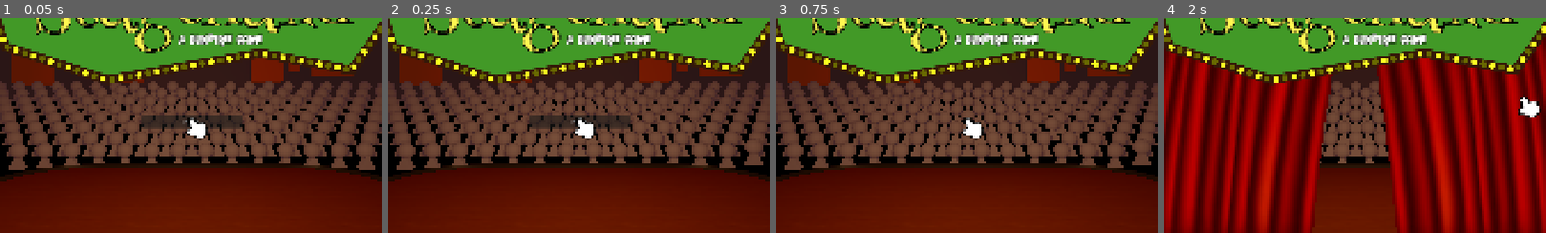
Above: before the commit, frames 1-4 (left to right).
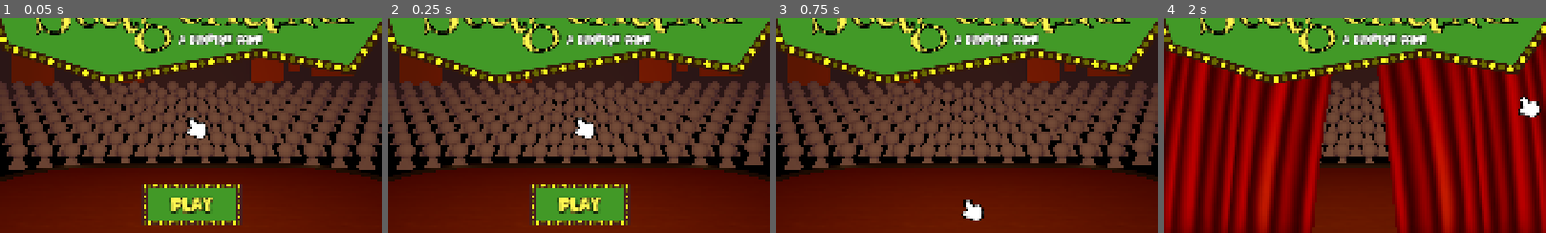
Above: after the commit, the same moments.

Repository: Momonyaro/cgj-2026
Game: Godot game, scene res://src/stage/stage.tscn
Two runs of this game, one before a commit and one after it. Both use one fixed random seed, a clock stepped at 60 frames per second and the inputs below.
Inputs (mouse positions are % of the whole screen's width and height, from its top left):
- Up to frame 1 (0.05 s): no input
- Up to frame 2 (0.25 s): no input
- Up to frame 3 (0.75 s): click "PLAY" at 0.5 s
- Up to frame 4 (2 s): tap Enter at 1.25 s; move the mouse to (72, 45) at 1.27 s; click (72, 45) at 1.35 s; tap Space at 1.52 s
The pictures show only the part of the screen within x 25-75%, y 26-76%; the shares and areas given below are measured in that part.

The runs differ from the first frame. In frame 1, 6.3% of the frame differs, in the area x 37-64%, y 45-97%; in frame 2, 6.3%; in frame 3, 0.8%; in frame 4, nothing differs.

Commit message:
added prettified button to main_menu

Diff:
--- a/src/shared/main_menu/main_menu.gd
+++ b/src/shared/main_menu/main_menu.gd
@@ -2,3 +2,4 @@
 
 func play():
 	Stage.level_loader.load_next()
+	SFX.play("button_click")
--- a/src/shared/main_menu/main_menu.tscn
+++ b/src/shared/main_menu/main_menu.tscn
@@ -4,6 +4,9 @@
 [ext_resource type="Script" uid="uid://dl2kkbtgacfc4" path="res://src/shared/main_menu/main_menu.gd" id="1_trwwb"]
 [ext_resource type="Texture2D" uid="uid://c3loy6qpiyuat" path="res://src/shared/main_menu/logo_1.png" id="2_trwwb"]
 [ext_resource type="FontFile" uid="uid://dhdfnm4agkxmd" path="res://src/shared/fonts/Deanna.ttf" id="3_nf76s"]
+[ext_resource type="Texture2D" uid="uid://cfasc037yodvf" path="res://src/shared/main_menu/button_anim_0.png" id="5_25cp6"]
+[ext_resource type="Texture2D" uid="uid://d4ttrfhpth58" path="res://src/shared/main_menu/button_anim_1.png" id="6_8kgk2"]
+[ext_resource type="Texture2D" uid="uid://cms5dkkymts7g" path="res://src/shared/main_menu/button_hover.png" id="7_kq7dq"]
 
 [sub_resource type="AnimatedTexture" id="AnimatedTexture_40gng"]
 frames = 2
@@ -15,6 +18,19 @@
 font = ExtResource("3_nf76s")
 font_size = 42
 outline_size = 6
+outline_color = Color(0, 0, 0, 1)
+
+[sub_resource type="AnimatedTexture" id="AnimatedTexture_a8f4u"]
+frames = 2
+frame_0/texture = ExtResource("5_25cp6")
+frame_1/texture = ExtResource("6_8kgk2")
+frame_1/duration = 1.0
+
+[sub_resource type="LabelSettings" id="LabelSettings_a8f4u"]
+font = ExtResource("3_nf76s")
+font_size = 72
+font_color = Color(1, 0.96862745, 0.31764707, 1)
+outline_size = 10
 outline_color = Color(0, 0, 0, 1)
 
 [node name="MainMenu" type="CanvasLayer" unique_id=1030135940]
@@ -46,6 +62,7 @@
 anchors_preset = 15
 anchor_right = 1.0
 anchor_bottom = 1.0
+offset_top = 412.0
 grow_horizontal = 2
 grow_vertical = 2
 
@@ -53,10 +70,27 @@
 layout_mode = 2
 alignment = 1
 
-[node name="PlayButton" type="Button" parent="CenterContainer/VBoxContainer" unique_id=71697865]
-custom_minimum_size = Vector2(250, 0)
+[node name="TextureButton" type="TextureButton" parent="CenterContainer/VBoxContainer" unique_id=1965899299]
+custom_minimum_size = Vector2(250, 106)
 layout_mode = 2
+size_flags_vertical = 3
+texture_normal = SubResource("AnimatedTexture_a8f4u")
+texture_hover = ExtResource("7_kq7dq")
+ignore_texture_size = true
+stretch_mode = 5
+
+[node name="Label" type="Label" parent="CenterContainer/VBoxContainer/TextureButton" unique_id=856837149]
+layout_mode = 1
+anchors_preset = 15
+anchor_right = 1.0
+anchor_bottom = 1.0
+offset_bottom = -12.0
+grow_horizontal = 2
+grow_vertical = 2
 text = "PLAY"
+label_settings = SubResource("LabelSettings_a8f4u")
+horizontal_alignment = 1
+vertical_alignment = 1
 
-[connection signal="pressed" from="CenterContainer/VBoxContainer/PlayButton" to="." method="play"]
-[connection signal="pressed" from="CenterContainer/VBoxContainer/PlayButton" to="CenterContainer/VBoxContainer/PlayButton" method="queue_free"]
+[connection signal="pressed" from="CenterContainer/VBoxContainer/TextureButton" to="." method="play"]
+[connection signal="pressed" from="CenterContainer/VBoxContainer/TextureButton" to="CenterContainer/VBoxContainer/TextureButton" method="queue_free"]
Binary file added: src/shared/main_menu/button_anim_0.png
Not shown, added: src/shared/main_menu/button_anim_0.png.import
Binary file added: src/shared/main_menu/button_anim_1.png
Not shown, added: src/shared/main_menu/button_anim_1.png.import
Binary file added: src/shared/main_menu/button_hover.png
Not shown, added: src/shared/main_menu/button_hover.png.import
